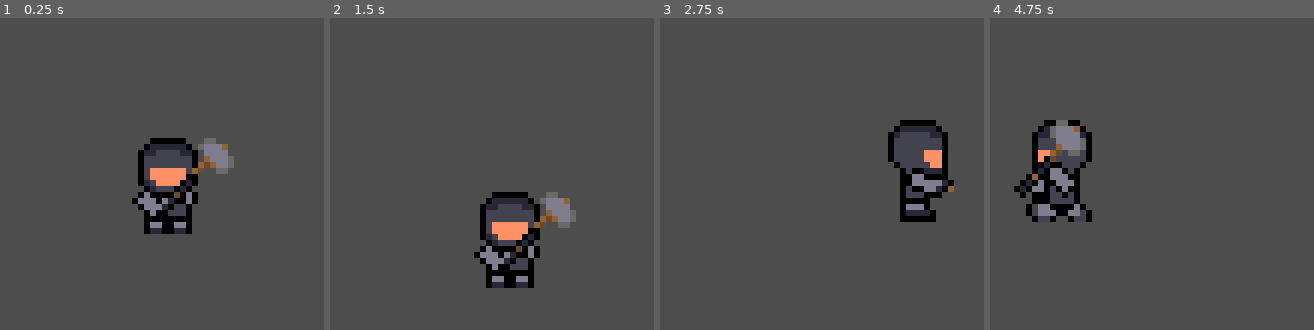
Above: before the commit, frames 1-4 (left to right).
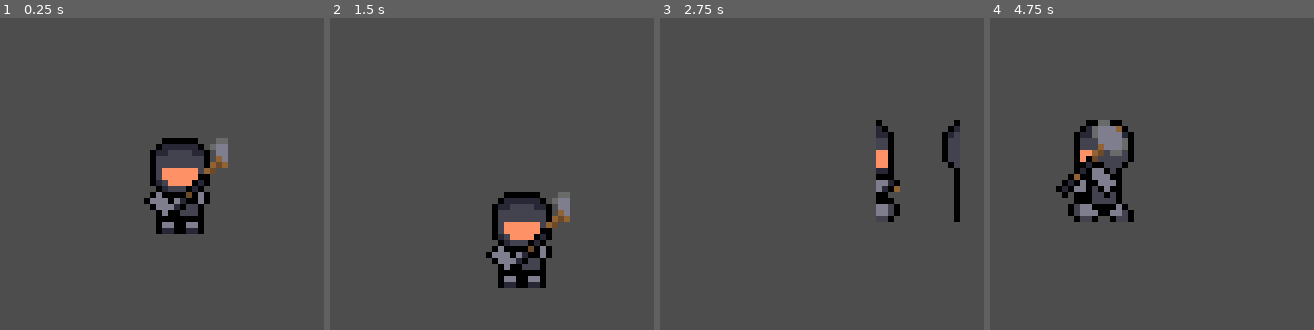
Above: after the commit, the same moments.

Repository: GrafikaKomputerowaProjekt/GrafikaKomputeorwaProjekt
Game: Godot game, scene res://stages/test_stage.tscn
The game is run twice, just before and just after one commit, with the same random seed, the same clock (stepped at 60 frames per second) and the same inputs.
Inputs:
- Up to frame 1 (0.25 s): no input
- Up to frame 2 (1.5 s): tap Enter (ui_accept) at 0.5, 0.77 s; hold Right (move_right) 0.53-1.28 s; tap E (interact) at 0.6 s; hold Down (move_down) from 1.28 s (still down); tap Shift (run) at 1.35 s
- Up to frame 3 (2.75 s): tap Enter (ui_accept) at 1.52 s; release Down (move_down) at 2.03 s; hold Right (move_right) from 2.03 s (still down); tap E (interact) at 2.1 s
- Up to frame 4 (4.75 s): release Right (move_right) at 2.78 s; hold Up (move_up) 2.78-3.53 s; tap Shift (run) at 2.85, 4.35 s; tap Enter (ui_accept) at 3.02, 3.77, 4.52 s; hold Left (move_left) from 3.53 s (still down); tap E (interact) at 3.6 s

The runs differ from the first frame. In frame 1, 4.8% of the frame differs, in the area x 40-73%, y 38-70%; in frame 2, 4.8%; in frame 3, 4.9%; in frame 4, 7.5%, in the area x 7-45%, y 32-66%.
Error in both runs: Invalid call. Nonexistent function 'new_ray' in base 'Nil'. (res://raytracing_sandbox/sound_source.gd:32)

Commit message:
Update player.tscn

Diff:
--- a/game/entities/player.tscn
+++ b/game/entities/player.tscn
@@ -30,9 +30,13 @@
 [ext_resource type="AudioStream" uid="uid://dn1lm4rx6kqyl" path="res://assets/sfx/run/run-13.wav" id="25_b338v"]
 [ext_resource type="AudioStream" uid="uid://dbxtlbwbwk3wg" path="res://assets/sfx/run/run-14.wav" id="26_i1mej"]
 [ext_resource type="Texture2D" uid="uid://biu4ijtr52b3n" path="res://assets/player/walk_front.png" id="27_rcwxb"]
+[ext_resource type="Texture2D" uid="uid://cwj2h1qrfse38" path="res://assets/player/atak_t-Sheet.png" id="28_1sc42"]
 [ext_resource type="Texture2D" uid="uid://bpfwnx5ku1gax" path="res://assets/player/walk_left.png" id="28_d2i2q"]
+[ext_resource type="Texture2D" uid="uid://bl7r6ivox7yol" path="res://assets/player/atak_p2-Sheet-Sheet-Sheet.png" id="28_ykqge"]
 [ext_resource type="Texture2D" uid="uid://b4r7xk81k7w8x" path="res://assets/player/walk_right.png" id="29_mdqif"]
+[ext_resource type="Texture2D" uid="uid://ccwesjht7hcgx" path="res://assets/player/atak_l-Sheet-Sheet.png" id="29_sn2x3"]
 [ext_resource type="Texture2D" uid="uid://dx13boqe5yxkq" path="res://assets/player/walk_back.png" id="30_egchw"]
+[ext_resource type="Texture2D" uid="uid://b282iquetii1y" path="res://assets/player/atak_r-Sheet-Sheet.png" id="30_y10x8"]
 
 [sub_resource type="CapsuleShape2D" id="CapsuleShape2D_merdl"]
 radius = 1.0
@@ -77,6 +81,167 @@
 "values": [Vector2(3, -6)]
 }
 
+[sub_resource type="Animation" id="Animation_0t50q"]
+resource_name = "atak_back"
+step = 0.16666667
+tracks/0/type = "value"
+tracks/0/imported = false
+tracks/0/enabled = true
+tracks/0/path = NodePath("Sprite2D:position")
+tracks/0/interp = 1
+tracks/0/loop_wrap = true
+tracks/0/keys = {
+"times": PackedFloat32Array(0),
+"transitions": PackedFloat32Array(1),
+"update": 0,
+"values": [Vector2(0, -9)]
+}
+tracks/1/type = "value"
+tracks/1/imported = false
+tracks/1/enabled = true
+tracks/1/path = NodePath("Sprite2D:texture")
+tracks/1/interp = 1
+tracks/1/loop_wrap = true
+tracks/1/keys = {
+"times": PackedFloat32Array(0),
+"transitions": PackedFloat32Array(1),
+"update": 1,
+"values": [ExtResource("28_1sc42")]
+}
+tracks/2/type = "value"
+tracks/2/imported = false
+tracks/2/enabled = true
+tracks/2/path = NodePath("Sprite2D:frame")
+tracks/2/interp = 1
+tracks/2/loop_wrap = true
+tracks/2/keys = {
+"times": PackedFloat32Array(0, 0.16666667, 0.33333334, 0.5, 0.6666667, 0.8333334),
+"transitions": PackedFloat32Array(1, 1, 1, 1, 1, 1),
+"update": 1,
+"values": [0, 1, 2, 3, 1, 0]
+}
+
+[sub_resource type="Animation" id="Animation_sn2x3"]
+resource_name = "atak_front"
+length = 1.1666666
+step = 0.16666667
+tracks/0/type = "value"
+tracks/0/imported = false
+tracks/0/enabled = true
+tracks/0/path = NodePath("Sprite2D:texture")
+tracks/0/interp = 1
+tracks/0/loop_wrap = true
+tracks/0/keys = {
+"times": PackedFloat32Array(0),
+"transitions": PackedFloat32Array(1),
+"update": 1,
+"values": [ExtResource("28_ykqge")]
+}
+tracks/1/type = "value"
+tracks/1/imported = false
+tracks/1/enabled = true
+tracks/1/path = NodePath("Sprite2D:position")
+tracks/1/interp = 1
+tracks/1/loop_wrap = true
+tracks/1/keys = {
+"times": PackedFloat32Array(0),
+"transitions": PackedFloat32Array(1),
+"update": 0,
+"values": [Vector2(6, -5)]
+}
+tracks/2/type = "value"
+tracks/2/imported = false
+tracks/2/enabled = true
+tracks/2/path = NodePath("Sprite2D:frame")
+tracks/2/interp = 1
+tracks/2/loop_wrap = true
+tracks/2/keys = {
+"times": PackedFloat32Array(0, 0.2, 0.4, 0.6, 0.8, 1),
+"transitions": PackedFloat32Array(1, 1, 1, 1, 1, 1),
+"update": 1,
+"values": [0, 1, 2, 3, 4, 0]
+}
+
+[sub_resource type="Animation" id="Animation_y10x8"]
+resource_name = "atak_left"
+step = 0.16666667
+tracks/0/type = "value"
+tracks/0/imported = false
+tracks/0/enabled = true
+tracks/0/path = NodePath("Sprite2D:texture")
+tracks/0/interp = 1
+tracks/0/loop_wrap = true
+tracks/0/keys = {
+"times": PackedFloat32Array(0),
+"transitions": PackedFloat32Array(1),
+"update": 1,
+"values": [ExtResource("29_sn2x3")]
+}
+tracks/1/type = "value"
+tracks/1/imported = false
+tracks/1/enabled = true
+tracks/1/path = NodePath("Sprite2D:position")
+tracks/1/interp = 1
+tracks/1/loop_wrap = true
+tracks/1/keys = {
+"times": PackedFloat32Array(0),
+"transitions": PackedFloat32Array(1),
+"update": 0,
+"values": [Vector2(-7, -5)]
+}
+tracks/2/type = "value"
+tracks/2/imported = false
+tracks/2/enabled = true
+tracks/2/path = NodePath("Sprite2D:frame")
+tracks/2/interp = 1
+tracks/2/loop_wrap = true
+tracks/2/keys = {
+"times": PackedFloat32Array(0, 0.16666667, 0.33333334, 0.5, 0.6666667, 0.8333333),
+"transitions": PackedFloat32Array(1, 1, 1, 1, 1, 1),
+"update": 1,
+"values": [0, 1, 2, 3, 1, 0]
+}
+
+[sub_resource type="Animation" id="Animation_1sc42"]
+resource_name = "atak_right"
+step = 0.16666667
+tracks/0/type = "value"
+tracks/0/imported = false
+tracks/0/enabled = true
+tracks/0/path = NodePath("Sprite2D:position")
+tracks/0/interp = 1
+tracks/0/loop_wrap = true
+tracks/0/keys = {
+"times": PackedFloat32Array(0.16666667),
+"transitions": PackedFloat32Array(1),
+"update": 0,
+"values": [Vector2(6, -6)]
+}
+tracks/1/type = "value"
+tracks/1/imported = false
+tracks/1/enabled = true
+tracks/1/path = NodePath("Sprite2D:texture")
+tracks/1/interp = 1
+tracks/1/loop_wrap = true
+tracks/1/keys = {
+"times": PackedFloat32Array(0.16666667),
+"transitions": PackedFloat32Array(1),
+"update": 1,
+"values": [ExtResource("30_y10x8")]
+}
+tracks/2/type = "value"
+tracks/2/imported = false
+tracks/2/enabled = true
+tracks/2/path = NodePath("Sprite2D:frame")
+tracks/2/interp = 1
+tracks/2/loop_wrap = true
+tracks/2/keys = {
+"times": PackedFloat32Array(0.16666667, 0.33333334, 0.5, 0.6666667, 0.8333334, 1),
+"transitions": PackedFloat32Array(1, 1, 1, 1, 1, 1),
+"update": 1,
+"values": [1, 2, 3, 4, 2, 1]
+}
+
 [sub_resource type="Animation" id="Animation_e4p34"]
 resource_name = "down"
 loop_mode = 1
@@ -319,6 +484,10 @@
 [sub_resource type="AnimationLibrary" id="AnimationLibrary_x08pd"]
 _data = {
 &"RESET": SubResource("Animation_b0kkn"),
+&"atak_back": SubResource("Animation_0t50q"),
+&"atak_front": SubResource("Animation_sn2x3"),
+&"atak_left": SubResource("Animation_y10x8"),
+&"atak_right": SubResource("Animation_1sc42"),
 &"down": SubResource("Animation_e4p34"),
 &"down_left": SubResource("Animation_rfe5m"),
 &"down_right": SubResource("Animation_qly61"),
@@ -351,7 +520,7 @@
 y_sort_enabled = true
 position = Vector2(3, -6)
 texture = ExtResource("27_rcwxb")
-hframes = 4
+hframes = 5
 
 [node name="AnimationPlayer" type="AnimationPlayer" parent="." unique_id=1475567639]
 libraries/ = SubResource("AnimationLibrary_x08pd")
